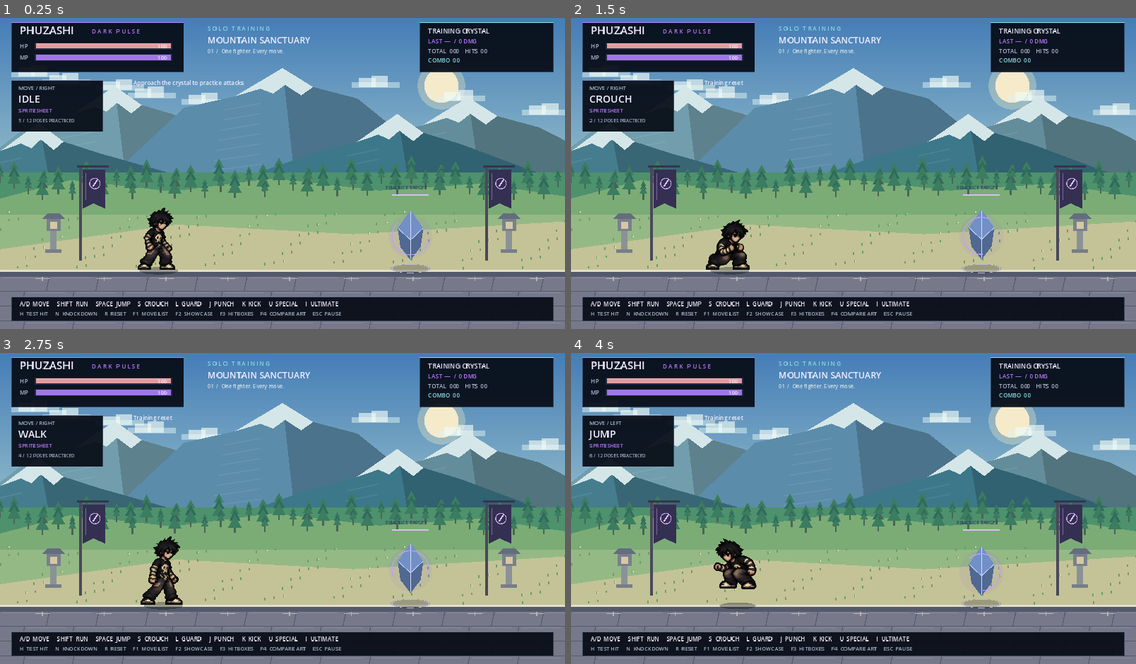
Above: before the commit, frames 1-4 (two rows, left to right).
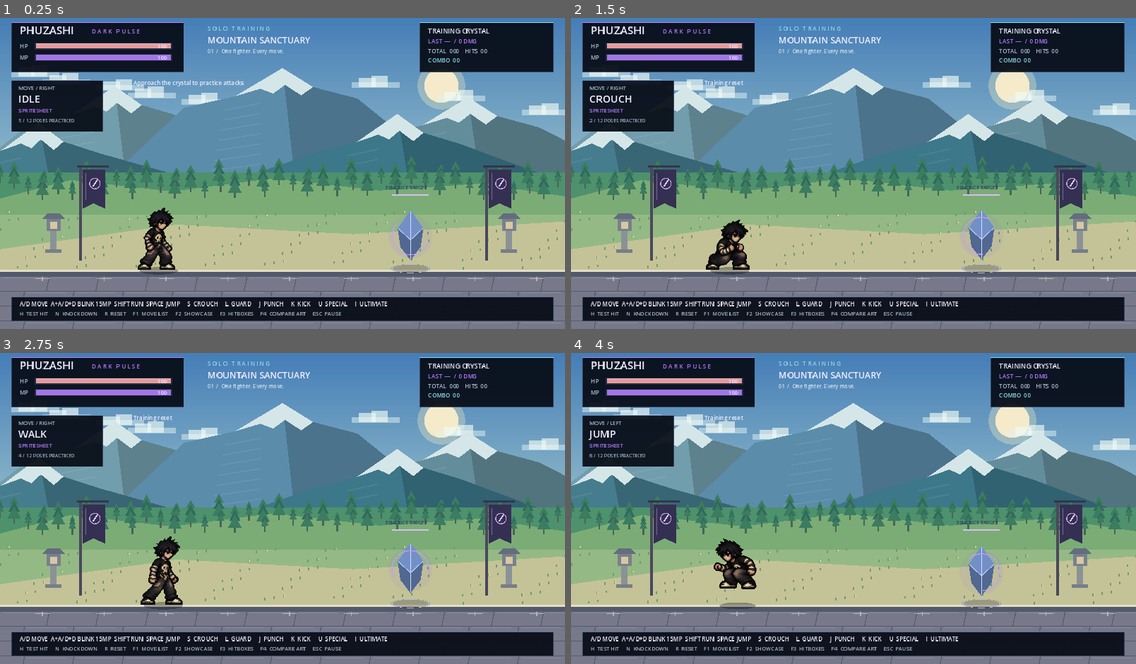
Above: after the commit, the same moments.

Repository: poohkk567-sys/game
Game: Godot game, scene res://scenes/main.tscn
Two runs of this game, one before a commit and one after it. Both use one fixed random seed, a clock stepped at 60 frames per second and the inputs below.
Inputs:
- Up to frame 1 (0.25 s): no input
- Up to frame 2 (1.5 s): tap Enter at 0.5 s; hold D (move_right) 0.53-1.28 s; hold S (crouch) 0.53-1.28 s; tap Space (jump) at 0.77, 1.07 s; tap L (guard) at 0.8, 1.35 s; tap R (reset) at 1.25 s; hold Down from 1.28 s (still down)
- Up to frame 3 (2.75 s): tap Space (jump) at 1.52, 1.82 s; tap K (kick) at 1.55, 2.1 s; release Down at 2.03 s; hold D (move_right) from 2.03 s (still down); tap J (punch) at 2.3 s
- Up to frame 4 (4 s): tap J (punch) at 2.85 s; tap Space (jump) at 3.02, 3.32, 3.77 s; tap Shift (run) at 3.05 s; release D (move_right) at 3.53 s; hold A (move_left) from 3.53 s (still down); hold Shift (run) from 3.53 s (still down); tap U (special) at 3.8 s

The runs differ from the first frame. In frame 1, 0.7% of the frame differs, in the area x 5-69%, y 91-94%; in frame 2, 0.7%; in frame 3, 0.7%; in frame 4, 0.7%.

Commit message:
Integrate playable 12-frame double-tap Shadow Blink with approved Phuzashi sprites

Diff:
--- a/scripts/character/combat_effects.gd
+++ b/scripts/character/combat_effects.gd
@@ -23,6 +23,9 @@
 	var t: float = fighter.elapsed
 	if fighter.state_name == "GUARD":
 		draw_arc(Vector2(d * 20, -87), 66, -1.3 if d > 0 else PI - 1.3, 1.3 if d > 0 else PI + 1.3, 24, Color(0.66, 0.45, 1, 0.7), 3, false)
+	if fighter.blink_timer > 0.0:
+		_blink_fx(float(fighter.facing), fighter.blink_progress(), t)
+		return
 	if fighter.action_timer <= 0.0:
 		return
 	var p: float = clampf(fighter.action_progress(), 0.0, 1.0)
@@ -95,3 +98,33 @@
 	else:
 		var q: float = (p - 0.80) / 0.20
 		_cell(DRAGON, 12 + mini(3, floori(q * 4)), Vector2(395, -155), Vector2(620, 345), 1.0 - q * 0.25)
+
+# Rendered behind the complete figure, separate from character sprites.
+func _blink_fx(d: float, progress: float, seconds: float) -> void:
+	var index: int = mini(11, floori(clampf(progress, 0.0, 0.99999) * 12.0))
+	var bright := Color(0.86, 0.54, 1, 0.85)
+	var violet := Color(0.54, 0.11, 0.95, 0.82)
+	if index in [1,2,3]:
+		for i in range(6 + index * 3):
+			var x: float = sin(i * 8.1) * (28 + index * 8)
+			var y: float = -6 - absf(cos(i * 3.7)) * (12 + index * 5)
+			draw_rect(Rect2(x,y,4,4),violet)
+		draw_arc(Vector2.ZERO, 35 + index * 11, 3.3, 6.0, 24, bright, 3, false)
+	elif index in [4,5,6,7]:
+		for i in range(9):
+			var y: float = -143 + i * 16
+			var x: float = -d * (30 + i * 9)
+			draw_line(Vector2(x,y),Vector2(x+d*(85+index*14),y+sin(seconds*25+i)*12),violet,5, false)
+			if i % 2 == 0:
+				draw_line(Vector2(x,y-3),Vector2(x+d*(65+index*9),y-3),bright,2,false)
+		for j in range(16):
+			var px: float = sin(j * 8.11) * 99
+			var py: float = -24 - absf(sin(j * 2.9 + seconds * 8)) * 99
+			draw_rect(Rect2(px,py,3,3),violet)
+	elif index in [8,9,10]:
+		var fade: float = 1.0 - (index - 8.0) / 3.0
+		for i in range(18):
+			var px: float = sin(i * 7.11) * 65
+			var py: float = -9 - absf(cos(i * 3.9)) * 38
+			draw_rect(Rect2(px,py,4,4),Color(0.65,0.21,1,fade*0.75))
+		draw_arc(Vector2.ZERO,58-(index-8)*13,PI,TAU,32,Color(0.92,0.64,1,fade),3,false)
--- a/scripts/character/draft_sprite_animation.gd
+++ b/scripts/character/draft_sprite_animation.gd
@@ -4,6 +4,11 @@
 const CUTOUT: Shader = preload("res://assets/characters/drafts/alpha_cutout.gdshader")
 const FRAME_SCALE: float = 52.0/286.0
 const PIVOT := Vector2(256,360)
+const BLINK_POSES: Array = [
+	["IDLE",0], ["CROUCH",1], ["CROUCH",3], ["RUN",1],
+	["RUN",2], ["RUN",3], ["RUN",5], ["RUN",5],
+	["CROUCH",4], ["CROUCH",6], ["CROUCH",7], ["IDLE",0]
+]
 const CONTACT_PHASES: Dictionary = {
 	"PUNCH":[0.0,0.12,0.26,0.34,0.48,0.62,0.78,0.90],
 	"KICK":[0.0,0.14,0.25,0.40,0.48,0.66,0.82,0.94],
@@ -16,7 +21,12 @@
 var last_state: String = ""
 
 func _ready() -> void:
-	sprite_frames = FRAMES
+	sprite_frames = FRAMES.duplicate(true)
+	sprite_frames.add_animation("BLINK")
+	sprite_frames.set_animation_speed("BLINK", 30.0)
+	sprite_frames.set_animation_loop("BLINK", false)
+	for pose: Array in BLINK_POSES:
+		sprite_frames.add_frame("BLINK", FRAMES.get_frame_texture(pose[0], pose[1]))
 	centered = false
 	texture_filter = CanvasItem.TEXTURE_FILTER_NEAREST
 	scale = Vector2.ONE*FRAME_SCALE
@@ -38,12 +48,19 @@
 			pause()
 			frame = frame_at_progress(state,progress)
 			frame_progress = 0.0
+		if state == "BLINK" and frame in [5,6,7]:
+			var alpha: float = 0.12 if frame == 6 else (0.58 if frame == 5 else 0.72)
+			modulate = Color(0.81, 0.63, 1.0, alpha)
+		else:
+			modulate = Color.WHITE
 	else:
 		stop()
 		last_state = ""
 	return supported
 
 func frame_at_progress(state: String, progress: float) -> int:
+	if state == "BLINK":
+		return mini(11, floori(clampf(progress, 0.0, 0.99999) * 12.0))
 	var boundaries: Array = CONTACT_PHASES.get(state,[0.0,0.125,0.25,0.375,0.5,0.625,0.75,0.875])
 	var result: int = 0
 	for i in range(boundaries.size()):
--- a/scripts/character/phuzashi.gd
+++ b/scripts/character/phuzashi.gd
@@ -13,6 +13,11 @@
 const ACCELERATION: float = 2300.0
 const FLOOR_Y: float = 586.0
 const SPAWN := Vector2(360, FLOOR_Y)
+const BLINK_DURATION: float = 0.4
+const BLINK_DISTANCE: float = 130.0
+const BLINK_COST: float = 15.0
+const BLINK_WINDOW: float = 0.28
+const BLINK_COOLDOWN: float = 0.5
 # duration, energy, damage, active start/end (normalized), reach, height.
 const ATTACKS: Dictionary = {
 	"PUNCH": [0.42, 0.0, 8, 0.34, 0.60, 112.0, 64.0],
@@ -40,6 +45,12 @@
 var visited: Dictionary = {"IDLE": true}
 var struck: Dictionary = {}
 var pulse_spawned: bool = false
+var blink_timer: float = 0.0
+var blink_cooldown: float = 0.0
+var blink_origin: float = 0.0
+var blink_direction: int = 1
+var left_tap: float = -100.0
+var right_tap: float = -100.0
 var message: String = "Approach the crystal to practice attacks"
 var message_time: float = 3.0
 var effects: Node2D
@@ -55,6 +66,7 @@
 	elapsed += delta
 	message_time = maxf(0.0, message_time - delta)
 	energy = minf(100.0, energy + delta * 9.0)
+	blink_cooldown = maxf(0.0, blink_cooldown - delta)
 	if Input.is_action_just_pressed("reset"):
 		reset_training()
 		get_tree().call_group("training_target", "reset_target")
@@ -69,6 +81,19 @@
 	jump_buffer = maxf(0.0, jump_buffer - delta)
 	if Input.is_action_just_pressed("jump"):
 		jump_buffer = 0.12
+	for command: String in ["move_left", "move_right"]:
+		if Input.is_action_just_pressed(command):
+			var direction: int = -1 if command == "move_left" else 1
+			var previous: float = left_tap if direction < 0 else right_tap
+			if elapsed - previous < BLINK_WINDOW:
+				_start_blink(direction)
+			if direction < 0:
+				left_tap = elapsed
+			else:
+				right_tap = elapsed
+	if blink_timer > 0.0:
+		_step_blink(delta)
+		return
 	var axis: float = Input.get_axis("move_left", "move_right")
 	var crouching: bool = Input.is_action_pressed("crouch")
 	var guarding: bool = Input.is_action_pressed("guard")
@@ -124,6 +149,47 @@
 	queue_redraw()
 	effects.queue_redraw()
 
+func _start_blink(direction: int) -> bool:
+	if blink_timer > 0.0 or blink_cooldown > 0.0 or action_timer > 0.0:
+		return false
+	if not is_on_floor() or Input.is_action_pressed("crouch") or Input.is_action_pressed("guard"):
+		return false
+	if energy < BLINK_COST:
+		announce("Shadow Blink requires 15 MP")
+		return false
+	energy -= BLINK_COST
+	blink_timer = BLINK_DURATION
+	blink_cooldown = BLINK_COOLDOWN
+	blink_origin = position.x
+	blink_direction = direction
+	facing = direction
+	velocity = Vector2.ZERO
+	jump_buffer = 0.0
+	_set_state("BLINK")
+	announce("SHADOW BLINK / 15 MP")
+	return true
+
+func blink_progress() -> float:
+	return clampf(1.0 - blink_timer / BLINK_DURATION, 0.0, 1.0)
+
+func blink_invulnerable() -> bool:
+	return blink_timer > 0.0 and blink_progress() >= 4.0/12.0 and blink_progress() < 8.0/12.0
+
+func _step_blink(delta: float) -> void:
+	blink_timer = maxf(0.0, blink_timer - delta)
+	var progress: float = blink_progress()
+	var fraction: float = clampf((progress - 0.24) / 0.49, 0.0, 1.0)
+	fraction = fraction * fraction * (3.0 - 2.0 * fraction)
+	velocity = Vector2(0.0, GRAVITY * delta)
+	move_and_slide()
+	position.x = clampf(blink_origin + float(blink_direction) * BLINK_DISTANCE * fraction, 75.0, 1205.0)
+	_set_state("BLINK")
+	rig.animate("BLINK", delta, facing, progress)
+	queue_redraw()
+	effects.queue_redraw()
+	if blink_timer <= 0.0:
+		_set_state("IDLE")
+
 func start_action(action: String) -> bool:
 	if not ATTACKS.has(action) or action_timer > 0.0 or not is_on_floor():
 		return false
@@ -186,6 +252,9 @@
 			target_struck.emit(int(config[2]))
 
 func receive_training_hit(knockdown: bool) -> void:
+	if blink_invulnerable():
+		announce("SHADOW BLINK / attack avoided")
+		return
 	if action_name == "FALL":
 		return
 	var blocked: bool = Input.is_action_pressed("guard") and is_on_floor() and action_timer <= 0.0
@@ -230,6 +299,10 @@
 	jump_buffer = 0.0
 	struck.clear()
 	pulse_spawned = false
+	blink_timer = 0.0
+	blink_cooldown = 0.0
+	left_tap = -100.0
+	right_tap = -100.0
 	_set_state("IDLE")
 	rig.reset_pose()
 	_update_body_shape()
--- a/scripts/ui/training_hud.gd
+++ b/scripts/ui/training_hud.gd
@@ -49,7 +49,7 @@
 		_text(Vector2(463,232), "SHOWCASE  %02d / 12   %s" % [stage.showcase_index+1, stage.SEQUENCE[maxi(0,stage.showcase_index)]], 17, WHITE)
 	# Footer is inside the safe screen area, with every control visible.
 	_panel(Rect2(26,646,1228,56), Color("69728c"))
-	_text(Vector2(44,668), "A/D  MOVE     SHIFT  RUN     SPACE  JUMP     S  CROUCH     L  GUARD     J  PUNCH     K  KICK     U  SPECIAL     I  ULTIMATE", 13, WHITE)
+	_text(Vector2(44,668), "A/D MOVE  A+A/D+D BLINK 15MP  SHIFT RUN  SPACE JUMP     S  CROUCH     L  GUARD     J  PUNCH     K  KICK     U  SPECIAL     I  ULTIMATE", 13, WHITE)
 	_text(Vector2(44,690), "H  TEST HIT     N  KNOCKDOWN     R  RESET     F1  MOVE LIST     F2  SHOWCASE     F3  HITBOXES     F4  COMPARE ART     ESC  PAUSE", 12, MUTED)
 	if player.debug_hitboxes:
 		_text(Vector2(1021,627), "HITBOXES ON", 12, CYAN)
@@ -64,7 +64,7 @@
 	_panel(Rect2(343,188,594,419), PURPLE)
 	_text(Vector2(367,224), "MOVE LIST / PHUZASHI", 23, WHITE)
 	var rows: Array = [
-		["A / D", "Walk · Shift to run", "—"], ["SPACE", "Jump · control direction in the air", "—"],
+		["A / D", "Walk · Shift to run", "—"], ["A+A / D+D", "Shadow Blink 130px", "15 MP"], ["SPACE", "Jump · control direction in the air", "—"],
 		["S / DOWN", "Crouch · lower hurtbox", "—"], ["L", "Guard · test with H or N", "2 chip"],
 		["J", "Punch", "8 DMG"], ["K", "Kick", "14 DMG"],
 		["U", "Dark Pulse · traveling projectile", "25 MP / 24 DMG"],
--- /dev/null
+++ b/tests/test_blink.gd
@@ -0,0 +1,67 @@
+extends SceneTree
+var checks: int = 0
+var failures: int = 0
+
+func check(value: bool, label: String) -> void:
+	checks += 1
+	if value:
+		print("PASS " + label)
+	else:
+		failures += 1
+		push_error("FAIL " + label)
+
+func frames(n: int) -> void:
+	for _i in range(n):
+		await physics_frame
+		await process_frame
+
+func tap(key: String) -> void:
+	Input.action_press(key)
+	await frames(2)
+	Input.action_release(key)
+	await frames(2)
+
+func _initialize() -> void:
+	call_deferred("run")
+
+func run() -> void:
+	var stage: Node2D = load("res://scenes/main.tscn").instantiate()
+	root.add_child(stage)
+	await frames(8)
+	var actor: PhuzashiCharacter = stage.get_node("PHUZASHI")
+	var sprite: AnimatedSprite2D = actor.rig.draft_animation
+	check(sprite.sprite_frames.has_animation("BLINK"), "SpriteFrames contains BLINK")
+	check(sprite.sprite_frames.get_frame_count("BLINK") == 12, "Blink uses 12 original full-body frames")
+	check(actor.is_on_floor(), "Standing on floor")
+	var x: float = actor.position.x
+	await tap("move_right")
+	await tap("move_right")
+	check(actor.blink_timer > 0.0, "D double tap activates blink")
+	check(actor.energy >= 84.0 and actor.energy < 87.0, "Blink costs 15 MP")
+	await frames(9)
+	check(actor.blink_invulnerable(), "Blink has intangible frames")
+	var hp: float = actor.health
+	actor.receive_training_hit(false)
+	check(actor.health == hp, "Invulnerable blink ignores hit")
+	await frames(26)
+	check(actor.blink_timer == 0.0, "Blink animation has finished")
+	check(absf(actor.position.x - (x + 130.0)) < 2.0, "Right blink travels 130px")
+	await frames(14)
+	x = actor.position.x
+	await tap("move_left")
+	await tap("move_left")
+	check(actor.blink_timer > 0.0, "A double tap activates blink")
+	await frames(28)
+	check(absf(actor.position.x - (x - 130.0)) < 3.0, "Left blink travels 130px")
+	actor.reset_training()
+	actor.energy = 5
+	await frames(4)
+	await tap("move_right")
+	await tap("move_right")
+	check(actor.blink_timer == 0.0, "Cannot blink when MP insufficient")
+	actor.reset_training()
+	check(actor.blink_timer == 0.0 and actor.blink_cooldown == 0.0, "Reset clears blink")
+	stage.queue_free()
+	await frames(2)
+	print("SHADOW BLINK %d checks %d failures" % [checks, failures])
+	quit(1 if failures > 0 else 0)
Not shown, added: docs/SHADOW_BLINK_TH.md
Not shown, changed: tools/check.sh
